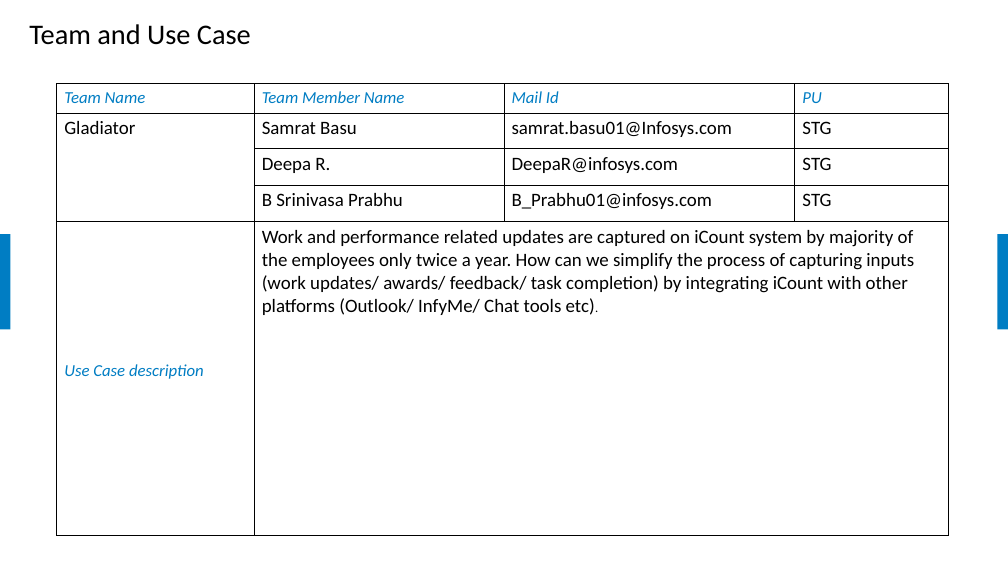
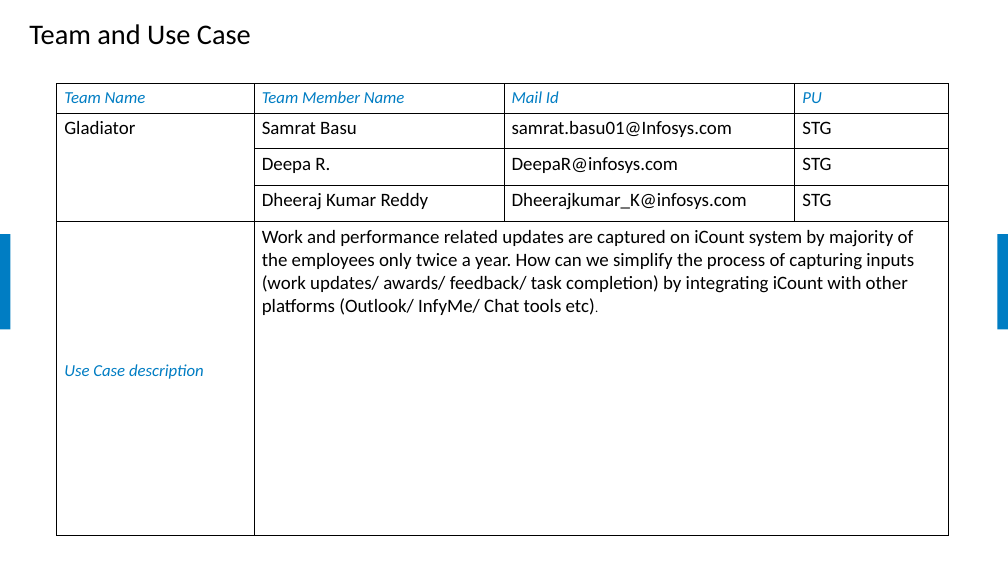
Before and after one commit to samratbasu2019/iSoreDesignArtifacts, a slide deck: slide 2 of iSolve-iCount-Hackathon_Solution.pptx. Drawn at 1008x567 pixels with LibreOffice and Linux fonts; fonts in the diff are those of the drawing; background and template pictures are left out. Boxes give left, top, right and bottom in pixels: in the first picture for what was removed or moved away, otherwise in the second. Text is boxed around its words. In the diff, an @@ line names an element or a change of style, - is before the commit and + after.

Commit message:
updated team details

```diff
--- a/iSolve-iCount-Hackathon_Solution.pptx
+++ b/iSolve-iCount-Hackathon_Solution.pptx
@@ table at (57,84,948,535) @@
-row 4, column 2: B Srinivasa Prabhu
+row 4, column 2: Dheeraj Kumar Reddy
-row 4, column 3: B_Prabhu01@infosys.com
+row 4, column 3: Dheerajkumar_K@infosys.com
```
